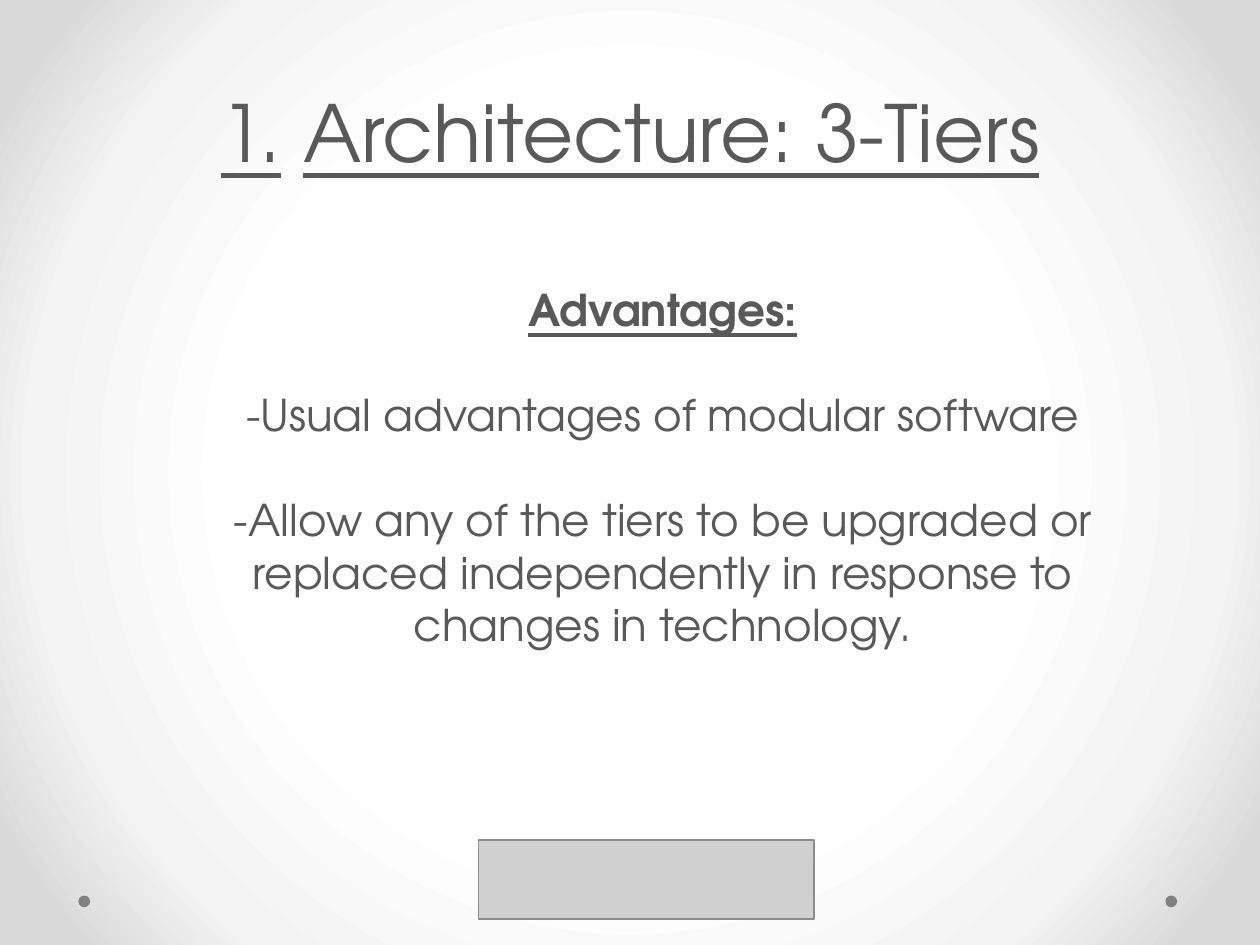
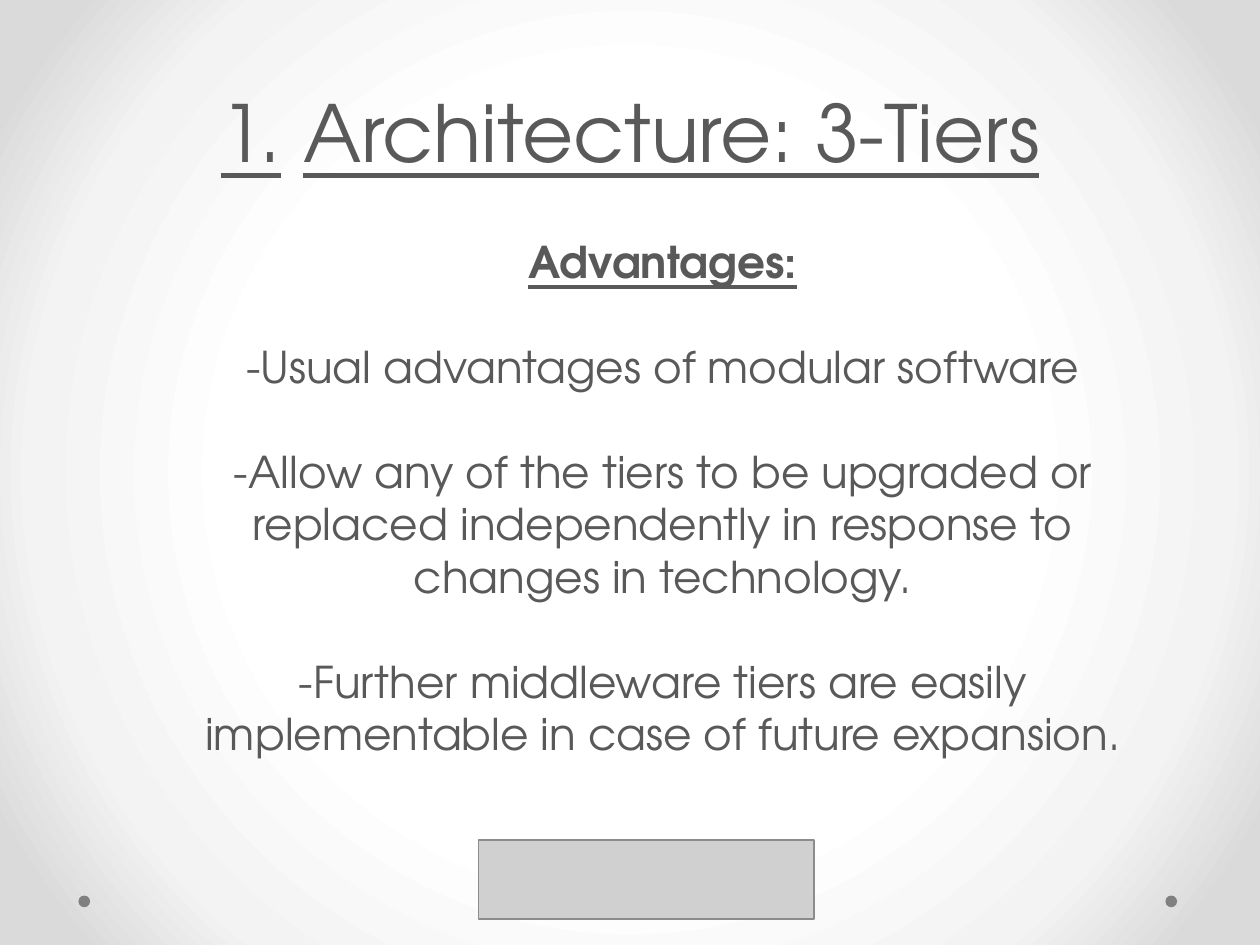
Before and after one commit to yangi92/SE2_PowerEnJoy, a slide deck: slide 6 of PP/PresentationDD.pptx (slide 5 before the commit). Drawn at 1260x945 pixels with LibreOffice and Linux fonts; fonts in the diff are those of the drawing; grey boxes stand for pictures. Boxes give left, top, right and bottom in pixels: in the first picture for what was removed or moved away, otherwise in the second. Text is boxed around its words. In the diff, an @@ line names an element or a change of style, - is before the commit and + after.

```diff
--- a/PP/PresentationDD.pptx
+++ b/PP/PresentationDD.pptx
@@ text "Advantages:" moved from (x1=233, y1=293, x2=1092, y2=651) to (x1=205, y1=245, x2=1120, y2=759) @@
@@ text at (x1=205, y1=665, x2=1120, y2=759): paragraph added @@
+-Further middleware tiers are easily implementable in case of future expansion.
```
Also in this commit, not shown: 6 other slides changed, 4 slides added.
